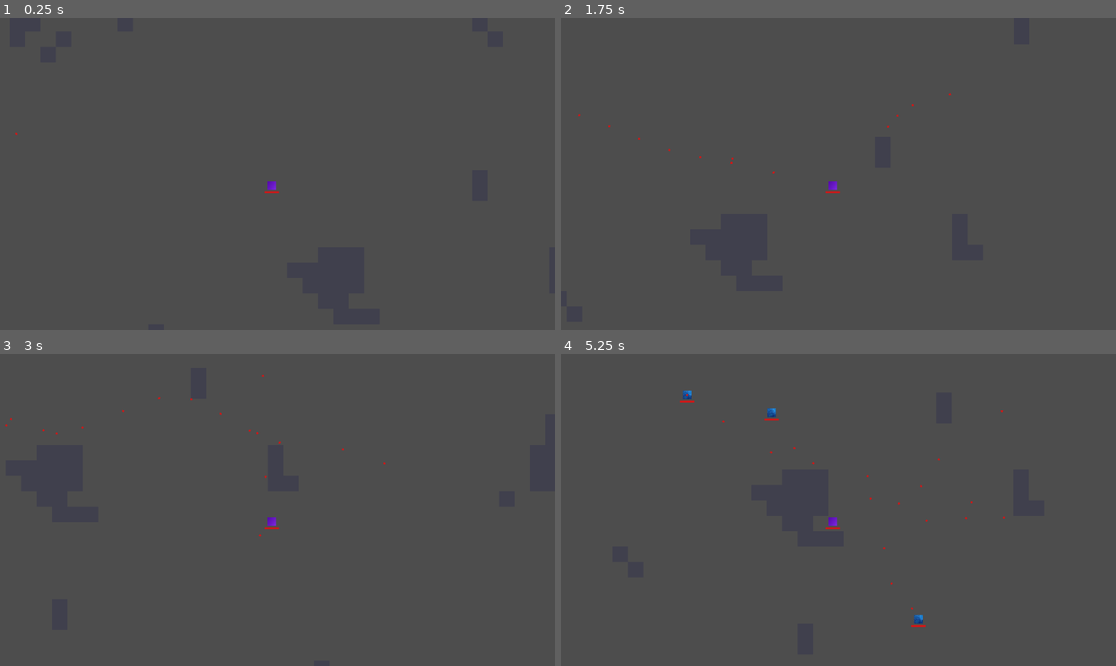
Above: before the commit, frames 1-4 (two rows, left to right).
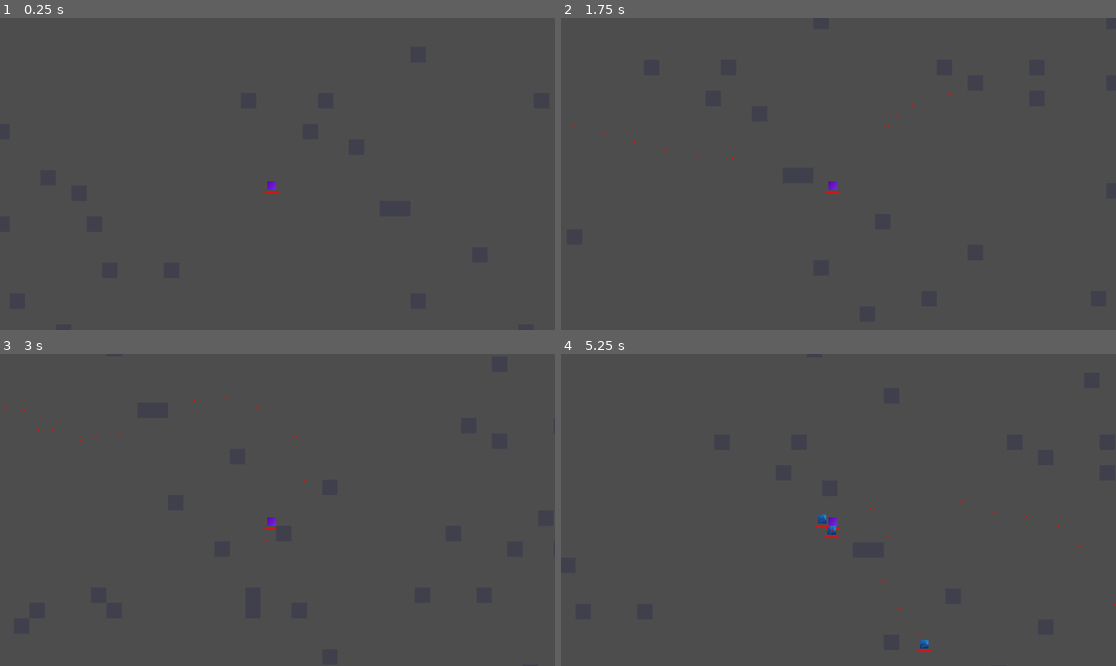
Above: after the commit, the same moments.

Repository: M-E-7/mob-fighter
Game: Godot game, scene res://Levels/LevelPrototype/basic_level.tscn
Same seed, same stepped clock (60 frames per second), same inputs: the game is played once before the commit and once after it.
Inputs (mouse positions are in pixels of both pictures, inside the frame that each line leads up to):
- Up to frame 1 (0.25 s): no input
- Up to frame 2 (1.75 s): move the mouse to (960, 158) at 0.52 s; press the mouse at (960, 158) at 0.53 s; hold Right (ui_right) 0.53-1.28 s; move the mouse to (727, 189) at 1.27 s; release the mouse at (727, 189) at 1.28 s; hold Down (ui_down) from 1.28 s (still down); click (727, 189) at 1.35 s
- Up to frame 3 (3 s): move the mouse to (333, 441) at 2.02 s; release Down (ui_down) at 2.03 s; press the mouse at (333, 441) at 2.03 s; hold Right (ui_right) 2.03-2.78 s; tap Enter at 2.75 s; move the mouse to (249, 572) at 2.77 s; release the mouse at (249, 572) at 2.78 s; hold Up (ui_up) from 2.78 s (still down); click (249, 572) at 2.85 s
- Up to frame 4 (5.25 s): move the mouse to (1005, 556) at 3.52 s; release Up (ui_up) at 3.53 s; press the mouse at (1005, 556) at 3.53 s; hold Left (ui_left) 3.53-5.03 s; move the mouse to (672, 463) at 4.27 s; release the mouse at (672, 463) at 4.28 s; click (672, 463) at 4.35 s; move the mouse to (866, 510) at 5.02 s; press the mouse at (866, 510) at 5.03 s; hold Down (ui_down) from 5.03 s (still down)

The runs differ from the first frame. In frame 1, less than 0.1% of the frame differs, in the area x 2-4%, y 36-38%; in frame 2, less than 0.1%; in frame 3, less than 0.1%; in frame 4, 0.5%, in the area x 21-100%, y 11-96%.

Commit message:
Add wasd input handling

Diff:
--- a/Components/PlayerInputComponent.tscn
+++ b/Components/PlayerInputComponent.tscn
@@ -1,7 +1,6 @@
-[gd_scene format=3]
+[gd_scene format=3 uid="uid://ccemi0og3li1u"]
 
-[ext_resource type="Script" path="res://Components/Scripts/player_input_component.gd" id="1_pic"]
+[ext_resource type="Script" uid="uid://dwt8mv1523iui" path="res://Components/Scripts/player_input_component.gd" id="1_pic"]
 
-[node name="PlayerInputComponent" type="Node" node_paths=PackedStringArray("entity")]
+[node name="PlayerInputComponent" type="Node" unique_id=1956226169]
 script = ExtResource("1_pic")
-entity = NodePath("")
--- a/Components/Scripts/enemy_input_component.gd
+++ b/Components/Scripts/enemy_input_component.gd
@@ -42,7 +42,6 @@
 
 
 func _recalculate_path() -> void:
-	_path_index = 0
 	var cs := _proc_gen.cell_size
 
 	var from := Vector2i(
@@ -59,6 +58,10 @@
 	for cell in cell_path:
 		_path.append(Vector2((cell.x + 0.5) * cs, (cell.y + 0.5) * cs))
 
+	# Skip the first waypoint (center of the current cell) — the enemy is already
+	# inside that cell, so targeting its center causes backward movement on recalc
+	_path_index = 1 if _path.size() > 1 else 0
+
 
 func _follow_path() -> void:
 	if _path.is_empty() or _path_index >= _path.size():
--- a/Levels/LevelPrototype/basic_level.tscn
+++ b/Levels/LevelPrototype/basic_level.tscn
@@ -19,8 +19,9 @@
 position = Vector2(12, -24)
 
 [node name="ProcGenLevelComponent" parent="." unique_id=1797113652 instance=ExtResource("3_i5jxq")]
-arena_width = 1000
-arena_height = 1000
+arena_width = 400
+arena_height = 400
+noise_frequency = 1.0
 
 [node name="EnemySpawnerComponent" parent="." unique_id=1767096871 instance=ExtResource("4_esp")]
 enemy_scene = ExtResource("2_i5jxq")
--- a/project.godot
+++ b/project.godot
@@ -21,6 +21,38 @@
 
 [input]
 
+ui_left={
+"deadzone": 0.5,
+"events": [Object(InputEventKey,"resource_local_to_scene":false,"resource_name":"","device":0,"window_id":0,"alt_pressed":false,"shift_pressed":false,"ctrl_pressed":false,"meta_pressed":false,"pressed":false,"keycode":4194319,"physical_keycode":0,"key_label":0,"unicode":0,"location":0,"echo":false,"script":null)
+, Object(InputEventJoypadButton,"resource_local_to_scene":false,"resource_name":"","device":-1,"button_index":13,"pressure":0.0,"pressed":false,"script":null)
+, Object(InputEventJoypadMotion,"resource_local_to_scene":false,"resource_name":"","device":-1,"axis":0,"axis_value":-1.0,"script":null)
+, Object(InputEventKey,"resource_local_to_scene":false,"resource_name":"","device":-1,"window_id":0,"alt_pressed":false,"shift_pressed":false,"ctrl_pressed":false,"meta_pressed":false,"pressed":false,"keycode":0,"physical_keycode":65,"key_label":0,"unicode":97,"location":0,"echo":false,"script":null)
+]
+}
+ui_right={
+"deadzone": 0.5,
+"events": [Object(InputEventKey,"resource_local_to_scene":false,"resource_name":"","device":0,"window_id":0,"alt_pressed":false,"shift_pressed":false,"ctrl_pressed":false,"meta_pressed":false,"pressed":false,"keycode":4194321,"physical_keycode":0,"key_label":0,"unicode":0,"location":0,"echo":false,"script":null)
+, Object(InputEventJoypadButton,"resource_local_to_scene":false,"resource_name":"","device":-1,"button_index":14,"pressure":0.0,"pressed":false,"script":null)
+, Object(InputEventJoypadMotion,"resource_local_to_scene":false,"resource_name":"","device":-1,"axis":0,"axis_value":1.0,"script":null)
+, Object(InputEventKey,"resource_local_to_scene":false,"resource_name":"","device":-1,"window_id":0,"alt_pressed":false,"shift_pressed":false,"ctrl_pressed":false,"meta_pressed":false,"pressed":false,"keycode":0,"physical_keycode":68,"key_label":0,"unicode":100,"location":0,"echo":false,"script":null)
+]
+}
+ui_up={
+"deadzone": 0.5,
+"events": [Object(InputEventKey,"resource_local_to_scene":false,"resource_name":"","device":0,"window_id":0,"alt_pressed":false,"shift_pressed":false,"ctrl_pressed":false,"meta_pressed":false,"pressed":false,"keycode":4194320,"physical_keycode":0,"key_label":0,"unicode":0,"location":0,"echo":false,"script":null)
+, Object(InputEventJoypadButton,"resource_local_to_scene":false,"resource_name":"","device":-1,"button_index":11,"pressure":0.0,"pressed":false,"script":null)
+, Object(InputEventJoypadMotion,"resource_local_to_scene":false,"resource_name":"","device":-1,"axis":1,"axis_value":-1.0,"script":null)
+, Object(InputEventKey,"resource_local_to_scene":false,"resource_name":"","device":-1,"window_id":0,"alt_pressed":false,"shift_pressed":false,"ctrl_pressed":false,"meta_pressed":false,"pressed":false,"keycode":0,"physical_keycode":87,"key_label":0,"unicode":119,"location":0,"echo":false,"script":null)
+]
+}
+ui_down={
+"deadzone": 0.5,
+"events": [Object(InputEventKey,"resource_local_to_scene":false,"resource_name":"","device":0,"window_id":0,"alt_pressed":false,"shift_pressed":false,"ctrl_pressed":false,"meta_pressed":false,"pressed":false,"keycode":4194322,"physical_keycode":0,"key_label":0,"unicode":0,"location":0,"echo":false,"script":null)
+, Object(InputEventJoypadButton,"resource_local_to_scene":false,"resource_name":"","device":-1,"button_index":12,"pressure":0.0,"pressed":false,"script":null)
+, Object(InputEventJoypadMotion,"resource_local_to_scene":false,"resource_name":"","device":-1,"axis":1,"axis_value":1.0,"script":null)
+, Object(InputEventKey,"resource_local_to_scene":false,"resource_name":"","device":-1,"window_id":0,"alt_pressed":false,"shift_pressed":false,"ctrl_pressed":false,"meta_pressed":false,"pressed":false,"keycode":0,"physical_keycode":83,"key_label":0,"unicode":115,"location":0,"echo":false,"script":null)
+]
+}
 shoot={
 "deadzone": 0.2,
 "events": [Object(InputEventMouseButton,"resource_local_to_scene":false,"resource_name":"","device":-1,"window_id":0,"a …(252 unchanged characters)…
